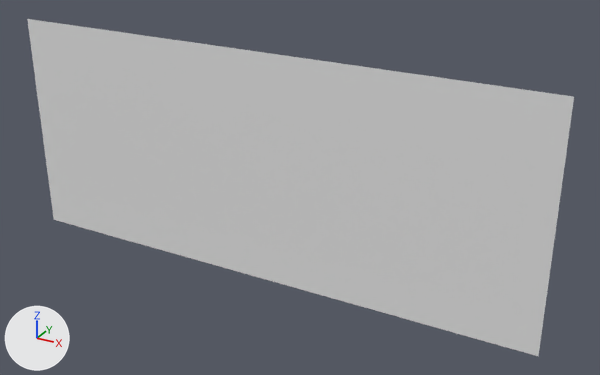
The OBJ model MardukGame/Assets/Tiled2Unity/Meshes/levelChunk1.obj as it was, and as the next commit left it.
Rendered twice from a camera (50 mm lens) standing at (128.0, -2568.0, -570.0) and looking at (-1316.0, 57.0, -1882.0). The lights are fixed; the arrows at lower left show +X, +Y and +Z. Where no turn or scale is listed for an object, it has been applied to the vertices.

Names of what the first picture shows: 'levelChunk1'.
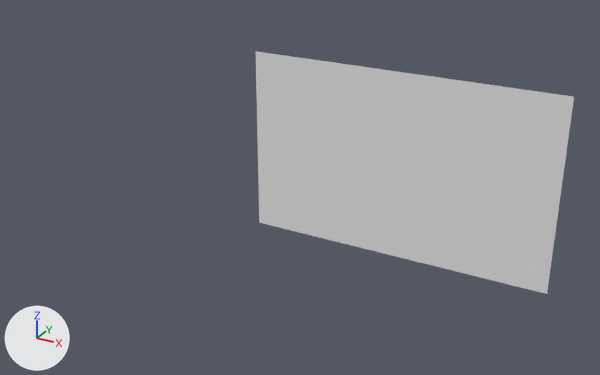
The change in detail:
me_levelchunk1 is used by ob_levelchunk1; location (0.0, 0.0, 0.0).
me_levelchunk1 had 592 vertices, 540 faces and spanned x -2624.0..-320.0, y 0.0, z -2304.0..-1344.0.
me_levelchunk1 now has 228 vertices, 198 faces and spans x -1472.0..-320.0, y 0.0, z -2048.0..-1344.0.
me_levelchunk1 part 1: 364 vertices removed from x -2624.0..-320.0, y 0.0, z -2304.0..-1344.0.

Pixel boxes [x1, y1, x2, y2] of what changed, in the pictures (600 x 375 px):
'levelChunk1', reshaped (42% narrower, 28% shorter): before [27, 19, 574, 356]; after [256, 51, 574, 294]
part 1 of me_levelchunk1, deleted: before [27, 19, 547, 356]
